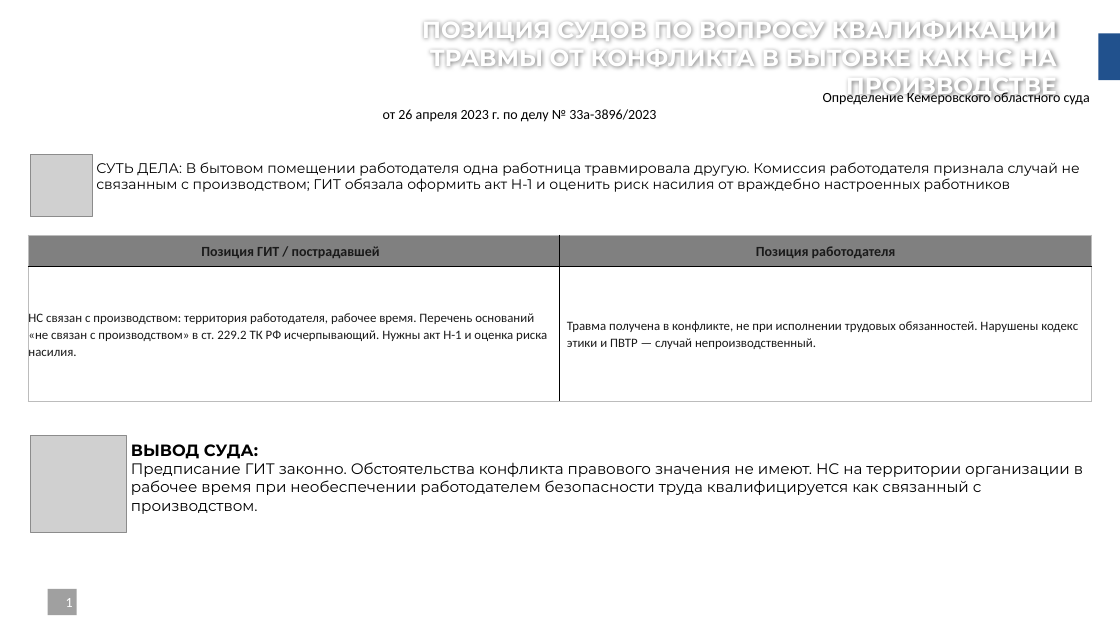
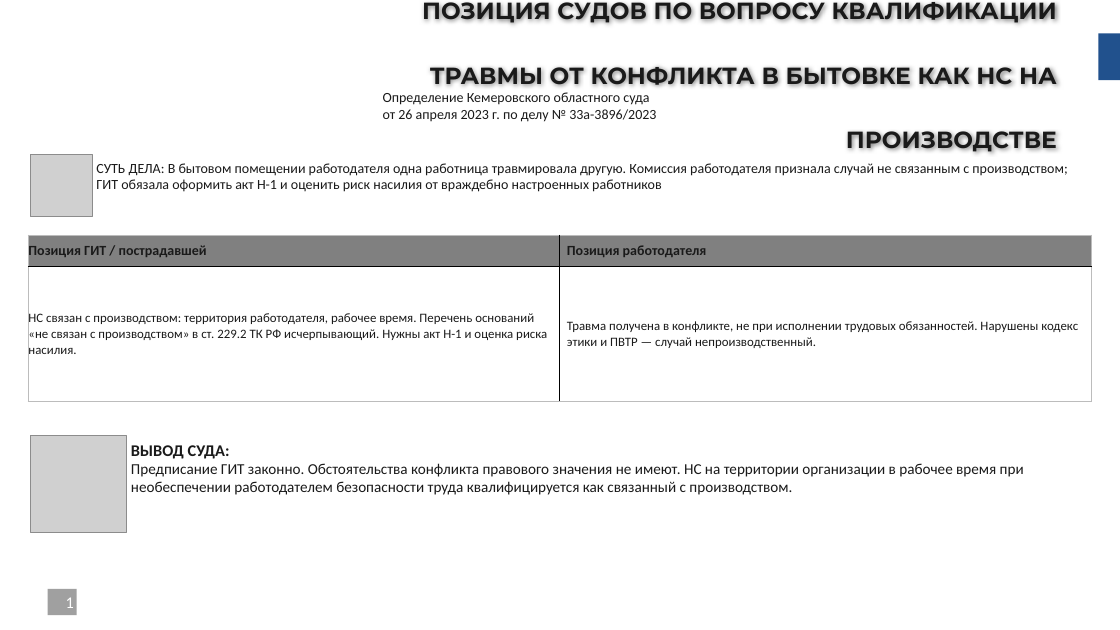
Before and after one commit to lysakalenushka-hash/-, a slide deck: slide 1 of Презентация_треш_кейсы_ОТ_желтые.pptx. Drawn at 1120x630 pixels with LibreOffice and Linux fonts; fonts in the diff are those of the drawing; grey boxes stand for pictures; background and template pictures are left out. Boxes give left, top, right and bottom in pixels: in the first picture for what was removed or moved away, otherwise in the second. Text is boxed around its words. In the diff, an @@ line names an element or a change of style, - is before the commit and + after.

```diff
--- a/Презентация_треш_кейсы_ОТ_желтые.pptx
+++ b/Презентация_треш_кейсы_ОТ_желтые.pptx
@@ title "ПОЗИЦИЯ СУДОВ ПО ВОПРОСУ КВАЛИФИКАЦИИ ..." at (422,0,1057,154): text colour #FFFFFF to #1A1A1A; line spacing 1 to 2.3 @@
@@ text "Определение Кемеровского областного суда" at (383,92,656,122): text colour #000000 to #1A1A1A; alignment right to left @@
@@ text "СУТЬ ДЕЛА: В бытовом помещении ..." at (96,163,1067,192): font Montserrat to Calibri, text colour #000000 to #1A1A1A @@
@@ table at (29,235,1092,402) @@
@@ alignment centre to left @@
@@ line spacing 1.07 to 1 @@
@@ less space between paragraphs @@
@@ text "ВЫВОД СУДА:" at (131,445,1024,495): font Montserrat to Calibri, text colour #000000 to #1A1A1A @@
```
Also in this commit, not shown: 7 other slides changed.
